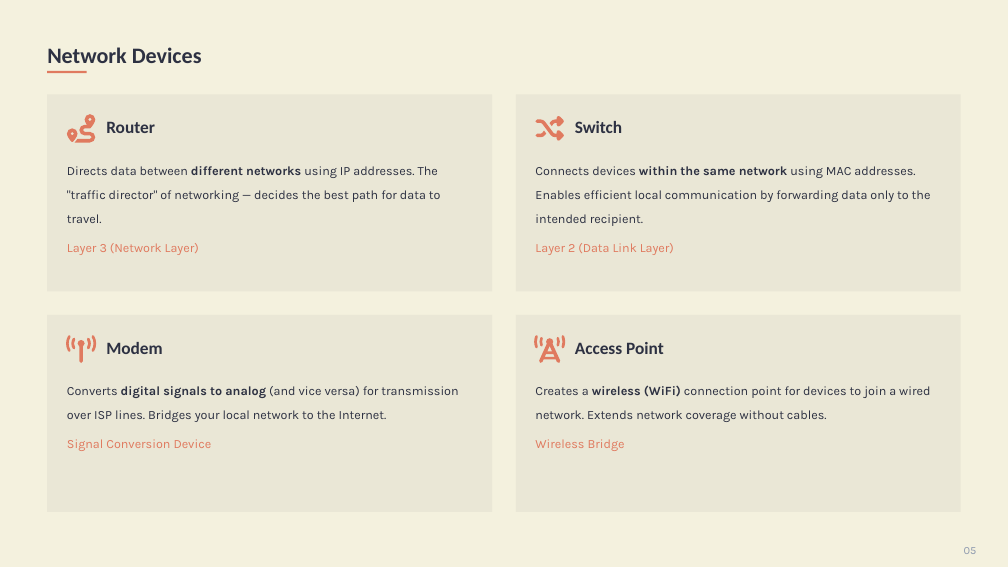
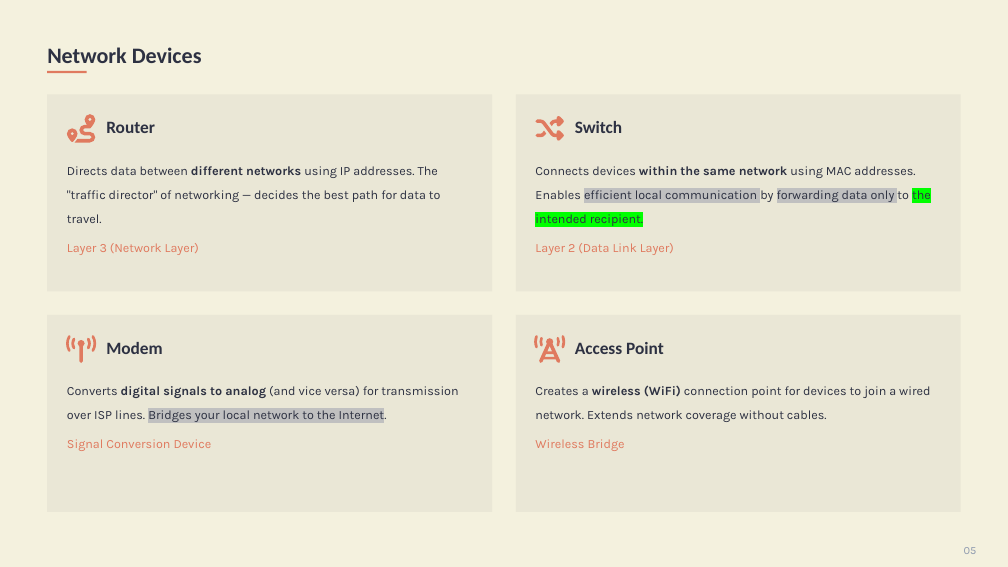
Before and after one commit to nabila-nuzhat/backend, a slide deck: slide 5 of network/sir-slides/4. Networking for Web Developers.pptx. Drawn at 1008x567 pixels with LibreOffice and Linux fonts; fonts in the diff are those of the drawing. Boxes give left, top, right and bottom in pixels: in the first picture for what was removed or moved away, otherwise in the second. Text is boxed around its words. In the diff, an @@ line names an element or a change of style, - is before the commit and + after.

Commit message:
Router vs Modem vs Switch Access Point-Devices Name Examples

```diff
--- a/network/sir-slides/4. Networking for Web Developers.pptx
+++ b/network/sir-slides/4. Networking for Web Developers.pptx
@@ text at <box>535,166,931,226</box>: highlight none to #C0C0C0 in "efficient local communication forwarding data only"; highlight none to #00FF00 in "the intended recipient." @@
@@ text at <box>67,386,458,423</box>: highlight none to #C0C0C0 in "Bridges your local network to the Internet." @@
```
Also in this commit, not shown: 2 other files.
